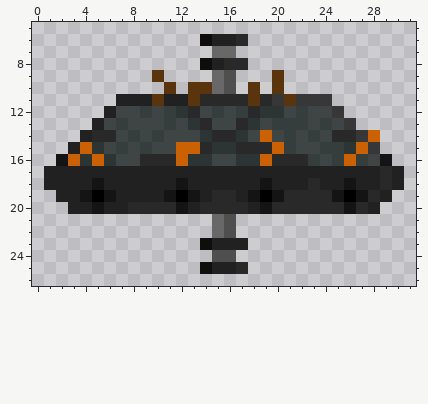
One commit to this pixel-art sprite: Resources/Textures/Structures/Power/Generation/solar_panel.rsi/solar_assembly_uncabled.png. The picture above is the old version.
The file is 32x32 pixels. Colours within 5 levels of each other are drawn and written as one. Shown: x 0..31, y 5..26.
The result:
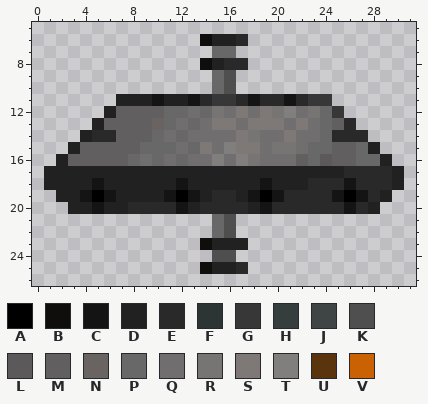
Palette (. is transparent): A #000000  B #0f0e0d  C #151414  D #212121  E #292929  F #2c3434  G #383737  H #363d3d  J #3f4545  K #4f4f4f  L #5b5959  M #615f5f  N #696462  P #686868  Q #706e6e  R #777474  S #7e7876  T #817e7e  U #59340c  V #ca6203
Diff:
@@ x 0..31 @@
  8 ..............BDEE..............
- 9 ..........U....PK...U...........
-10 ...........U.UUPK.U.U...........
-11 .......DDDUDDUEEEEUEGUGGG.......
-12 ......DJJHJHFEJHJHEFFJHJJG......
-13 .....DJHJJJHJFEJJEFJHHHJHJG.....
-14 ....DEEJHJHJJJFEEFJVJHJHJEEGV...
-15 ...DVFJHJHJJVVEFFEEEVHJJHHFVG...
-16 ..CVFVFJJEEEVFFJJFFVEEEHJHVHJC..
-17 .DDDDDDDDDDDDDDDDDDDDDDDDDDDDED.
-18 .DDDDCDDDDDDCDDDDDDCDDDEDDCDDED.
+ 9 ...............PK...............
+10 ...............PK...............
+11 .......DDDCDDCEGGECEECEGG.......
+12 ......DMMMMPPQPRQSQSRTQRPG......
+13 .....DMMMMNPQPQSSQSSSQSQPME.....
+14 ....DEEMMMPQPQQQQSRQQSQQPEEE....
+15 ...DMMMMMPPPQPSQTSSQRRQPPMMPD...
+16 ..DMMMMMPQPQPQQTQTRQQQMPLMMPPD..
+17 .DDDDDDDDDDDDDDDDDDDDDDDDDEEEED.
+18 .DDDDCDDDDDDCDDDDDDCDDDEEECEEED.
 19 ..DDCACDDDDCACDEEDCACEEEECACED..
Pixel boxes of the changes (left, top, right, bottom) in both pictures:
changed: (56, 70, 392, 190)
